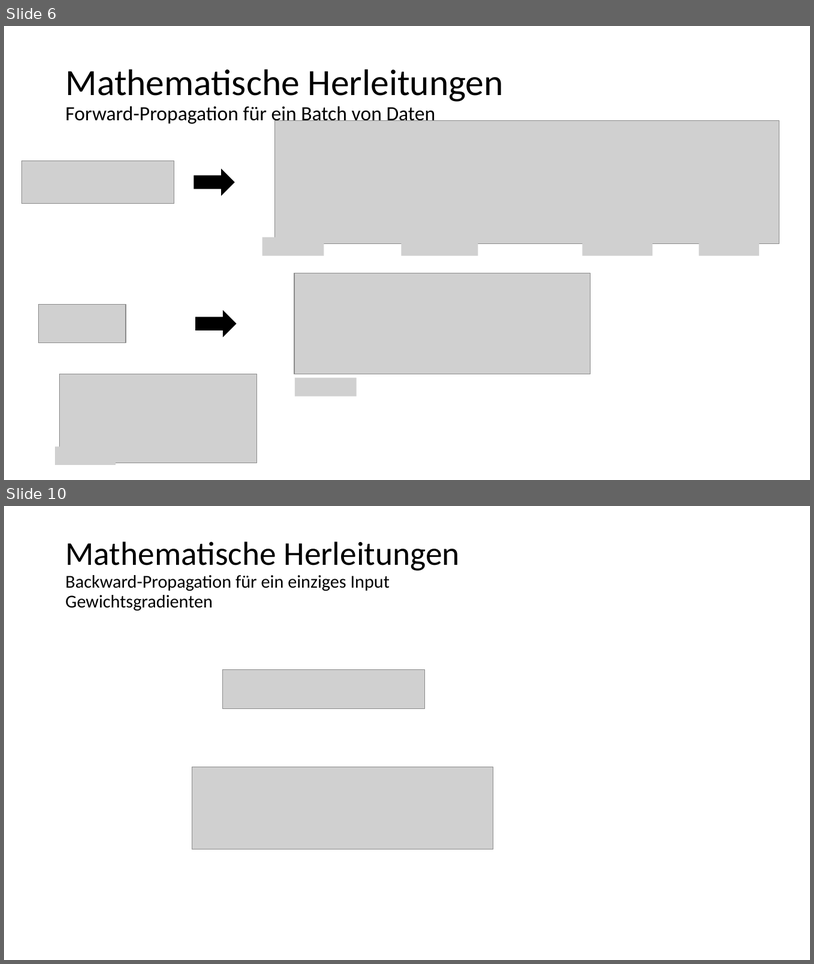
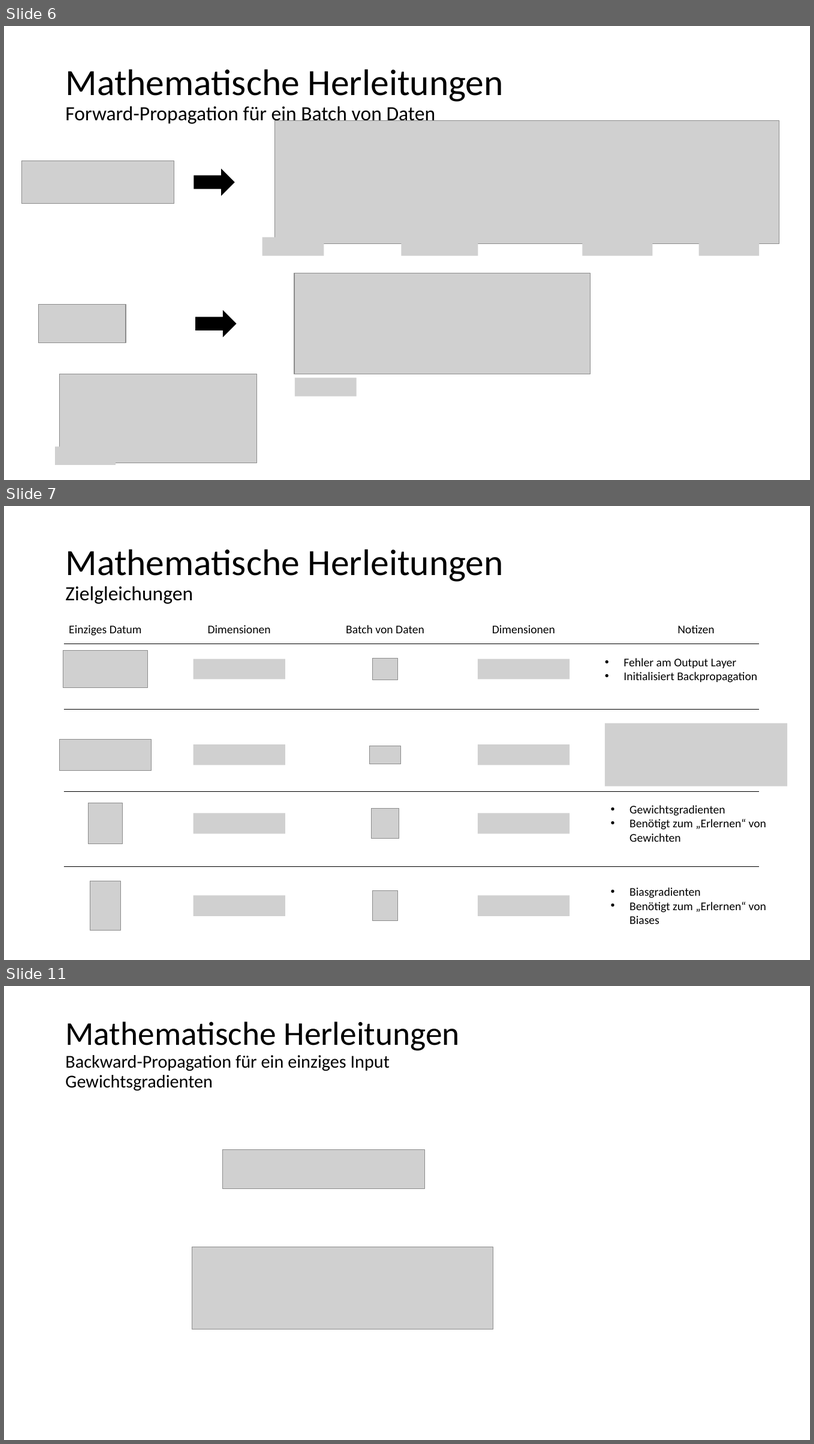
Before and after one commit to kevinsuedmersen/neural_networks_from_scratch, a slide deck: theory/submission/result_presentation.pptx. Shown one above the other, each under a label of ours: slides 6 and 10 before the commit, slides 6, 7 and 11 after it; the slides between them are not shown. The pictures are 814x964 and 814x1444 pixels, drawn with LibreOffice and Linux fonts; fonts in the diff are those of the drawing; grey boxes stand for pictures. Boxes give left, top, right and bottom in pixels: in the first picture for what was removed or moved away, otherwise in the second. Text is boxed around its words. In the diff, an @@ line names an element or a change of style, - is before the commit and + after.

Commit message:
Revised error at output layer

```diff
--- a/theory/submission/result_presentation.pptx
+++ b/theory/submission/result_presentation.pptx
@@ slide 7 added at (4,506,810,960), background #FFFFFF @@
@@ title added at (65,549,504,604), 44 pt, text #000000 @@
+Mathematische Herleitungen
+Zielgleichungen
@@ text added at (69,625,142,636), 14 pt, text #000000 @@
+Einziges Datum
@@ text added at (208,625,271,633), 14 pt, text #000000 @@
+Dimensionen
@@ text added at (346,625,425,633), 14 pt, text #000000 @@
+Batch von Daten
@@ text added at (492,625,555,633), 14 pt, text #000000 @@
+Dimensionen
@@ text added at (678,625,714,633), 14 pt, text #000000 @@
+Notizen
@@ line added from (64, 643) to (759, 643), #000000 0.5 pt @@
@@ picture added at (63,650,148,687) @@
@@ picture added at (194,659,285,679) @@
@@ picture added at (373,658,398,679) @@
@@ picture added at (478,659,570,679) @@
@@ text added at (624,658,758,682), 14 pt, text #000000 @@
+• Fehler am Output Layer
+• Initialisiert Backpropagation
@@ line added from (64, 709) to (759, 709), #000000 0.5 pt @@
@@ picture added at (60,739,152,771) @@
@@ picture added at (605,723,788,786) @@
@@ picture added at (194,744,285,765) @@
@@ picture added at (370,745,401,764) @@
@@ picture added at (478,744,570,765) @@
@@ line added from (64, 792) to (759, 792), #000000 0.5 pt @@
@@ picture added at (88,802,123,844) @@
@@ picture added at (372,808,399,838) @@
@@ text added at (630,805,767,841), 14 pt, text #000000 @@
+• Gewichtsgradienten
+• Benötigt zum „Erlernen“ von Gewichten
@@ picture added at (194,813,285,833) @@
@@ picture added at (478,813,570,833) @@
@@ line added from (64, 866) to (759, 866), #000000 0.5 pt @@
@@ picture added at (90,881,121,930) @@
@@ picture added at (194,895,285,916) @@
@@ picture added at (373,890,398,921) @@
@@ picture added at (478,895,570,916) @@
@@ text added at (630,887,767,924), 14 pt, text #000000 @@
+• Biasgradienten
+• Benötigt zum „Erlernen“ von Biases
@@ what was slide 10 is now slide 11 @@
```
Also in this commit, not shown: 4 slides changed, 2 other slides added, 1 slide removed, 1 other file.
